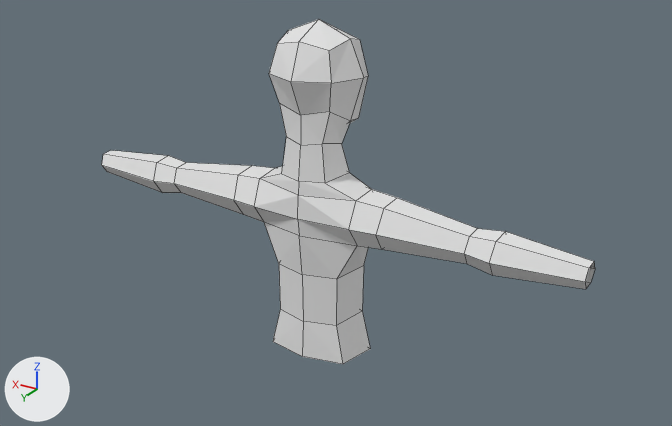
Before and after pictures for a commit that changed the Blender file LowPolyChar.blend.
The view is the same before and after, from a camera (50 mm lens) standing at (-16.5, 26.3, 8.0) and looking at (-0.8, 0.3, -5.0). Lighting does not change. The marker at lower left points along +X, +Y and +Z. The first picture is the older version. Mesh edges are drawn as thin lines. The same objects are shown in both versions, whatever each file hides.
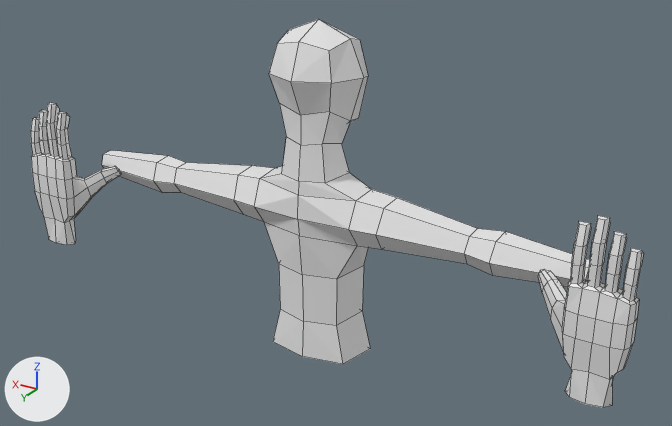
Location of each change, (x1, y1, x2, y2) in pixels of the pictures (672 x 426 px):
'Cube', reshaped (24% wider, 12% taller): before (102, 19, 595, 364); after (31, 19, 643, 407)
part 1 of me_cube, added: after (31, 103, 643, 407)

Edits to the bpy script that builds the scene:
```text
Change me_cube:
    used by ob_cube; location = (0.0, 0.0, 0.0); rotation_euler = (0.0, 0.0, 3.142), in degrees (0, 0, 180)
    remove me_cube.from_pydata(...)  # 73 vertices, 58 faces; spans x -10.01..0.0, y -1.73..1.75, z -10.62..1.73
    add me_cube.from_pydata(...)  # 255 vertices, 238 faces; spans x -11.89..0.0, y -2.8..1.75, z -10.62..1.73
    me_cube part 1: a new loose piece of 182 vertices spanning x -11.89..-8.6, y -2.8..-0.91, z -7.98..-2.21
```
